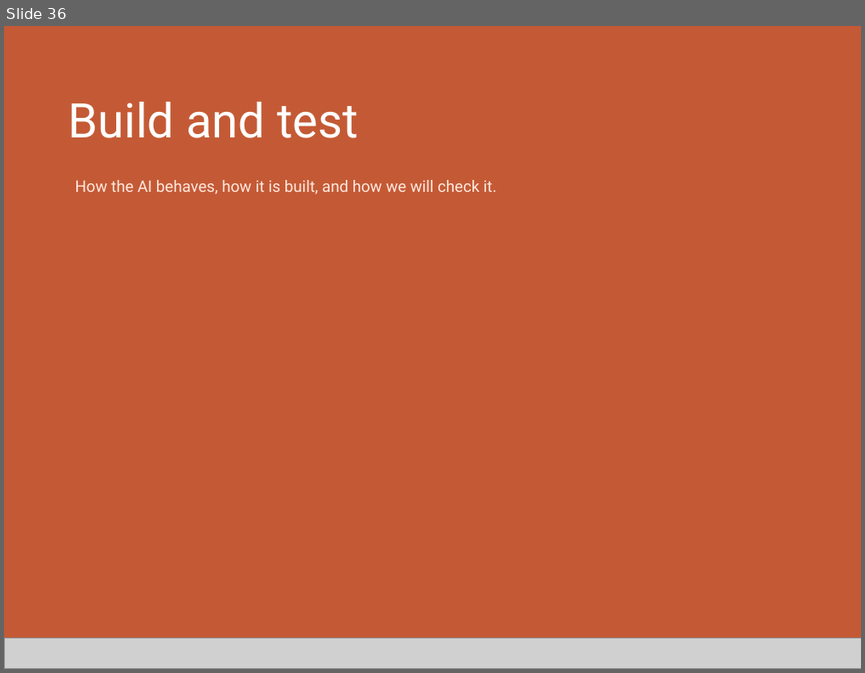
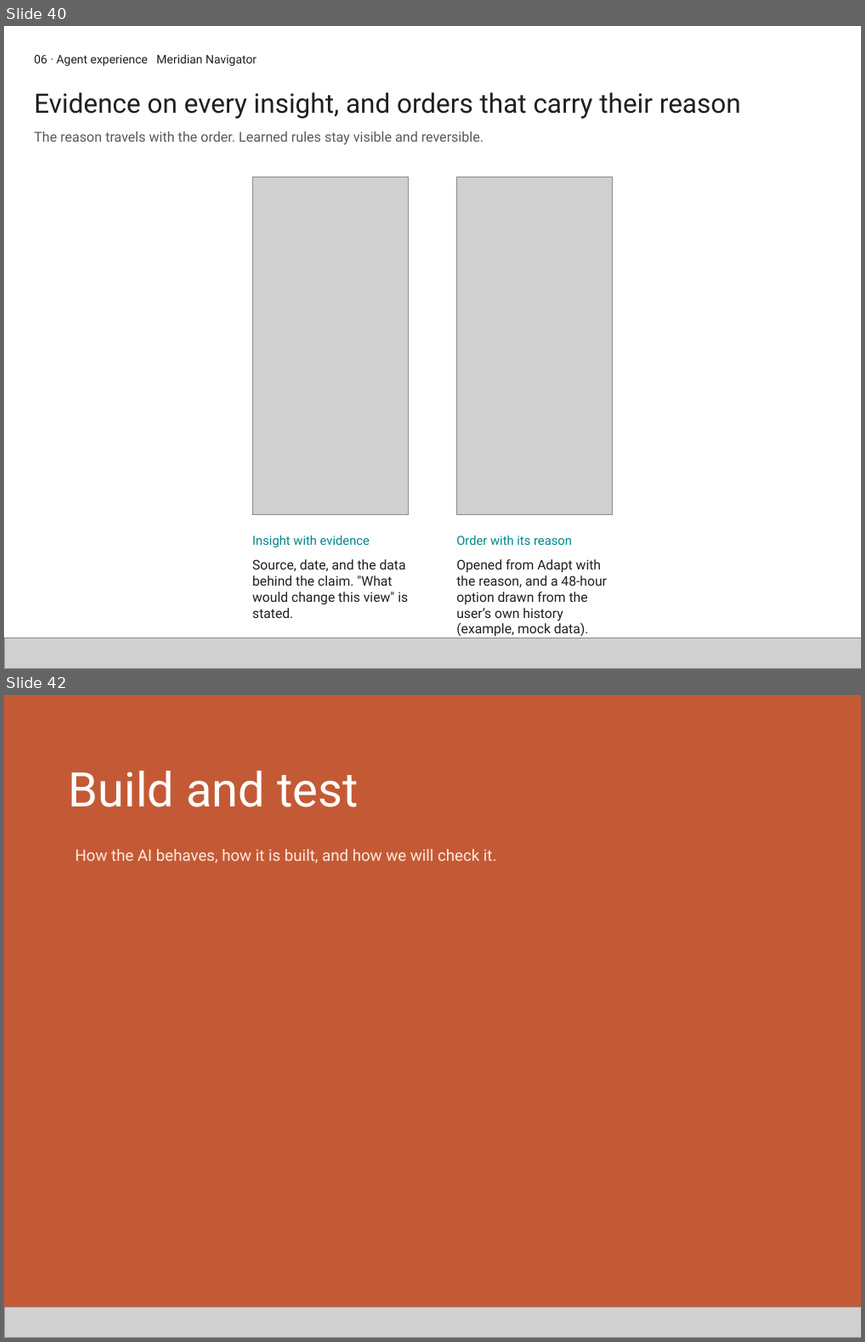
Before and after one commit to CHUNKY21/portfolio-export, a slide deck: Portfolio-Core.pptx. Shown one above the other, each under a label of ours: slide 36 before the commit, slides 40 and 42 after it; the slides between them are not shown. The pictures are 865x673 and 865x1342 pixels, drawn with LibreOffice and Linux fonts; fonts in the diff are those of the drawing; grey boxes stand for pictures. Boxes give left, top, right and bottom in pixels: in the first picture for what was removed or moved away, otherwise in the second. Text is boxed around its words. In the diff, an @@ line names an element or a change of style, - is before the commit and + after.

```diff
--- a/Portfolio-Core.pptx
+++ b/Portfolio-Core.pptx
@@ slide 40 added at (4,26,861,669), background #FFFFFF @@
@@ text added at (34,54,256,66), 14.2 pt, text #1F1F1F @@
+06 · Agent experience Meridian Navigator
@@ text added at (34,92,741,119), 32 pt, text #1F1F1F @@
+Evidence on every insight, and orders that carry their reason
@@ text added at (34,131,483,145), 16.4 pt, text #595959 @@
+The reason travels with the order. Learned rules stay visible and reversible.
@@ rectangle added at (252,176,409,514), fill #14161D, outline #14161D 1 pt @@
@@ picture added at (252,176,409,514) @@
@@ rectangle added at (456,176,613,514), fill #14161D, outline #14161D 1 pt @@
@@ picture added at (456,176,613,514) @@
@@ text added at (252,535,370,547), 15 pt, text #00868B @@
+Insight with evidence
@@ text added at (456,535,572,544), 15 pt, text #00868B @@
+Order with its reason
@@ text added at (252,559,408,618), 16 pt, text #1F1F1F @@
+Source, date, and the data behind the claim. "What would change this view" is stated.
@@ text added at (456,559,607,638), 16 pt, text #1F1F1F @@
+Opened from Adapt with the reason, and a 48-hour option drawn from the user’s own history (example, mock data).
@@ picture added at (4,637,861,669) @@
@@ what was slide 36 is now slide 42 @@
```
Also in this commit, not shown: 1 slide changed, 5 other slides added, 4 other files.
